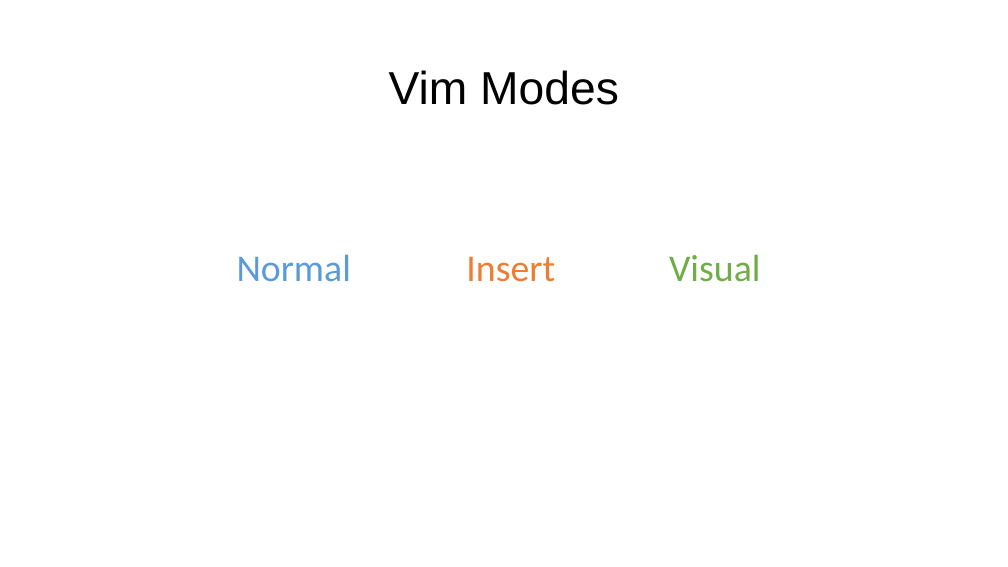
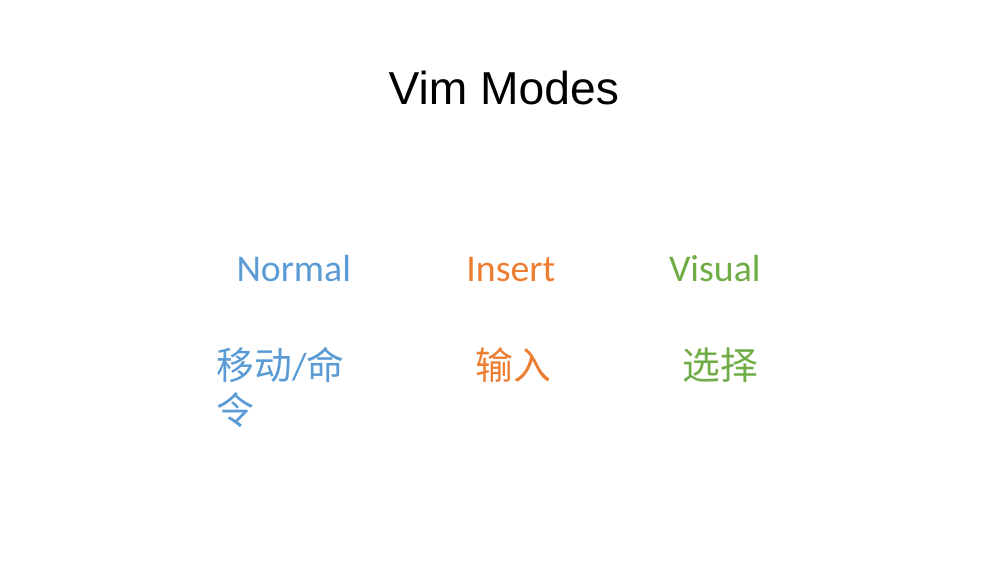
Before and after one commit to Edwardlin-zlt/TW-homeworks, a slide deck: slide 10 of Share/Vscode+Vim全键盘Coding.pptx. Drawn at 1008x567 pixels with LibreOffice and Linux fonts; fonts in the diff are those of the drawing. Boxes give left, top, right and bottom in pixels: in the first picture for what was removed or moved away, otherwise in the second. Text is boxed around its words. In the diff, an @@ line names an element or a change of style, - is before the commit and + after.

```diff
--- a/Share/Vscode+Vim全键盘Coding.pptx
+++ b/Share/Vscode+Vim全键盘Coding.pptx
@@ text added at box(217, 347, 345, 427), 36 pt, text #5B9BD5 @@
+移动/命令
@@ text added at box(476, 347, 552, 382), 36 pt, text #ED7D31 @@
+输入
@@ text added at box(682, 347, 758, 382), 36 pt, text #70AD47 @@
+选择
```
Also in this commit, not shown: 2 other slides changed, 4 other files.
